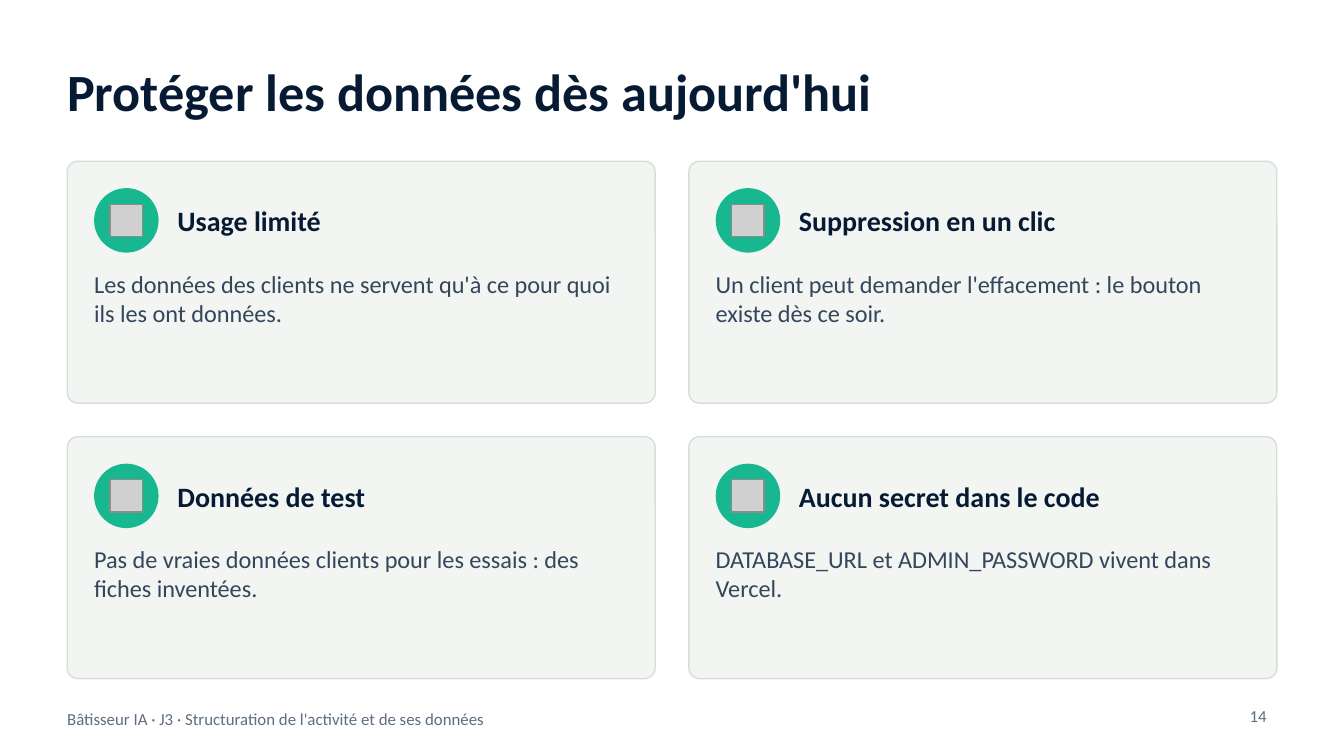
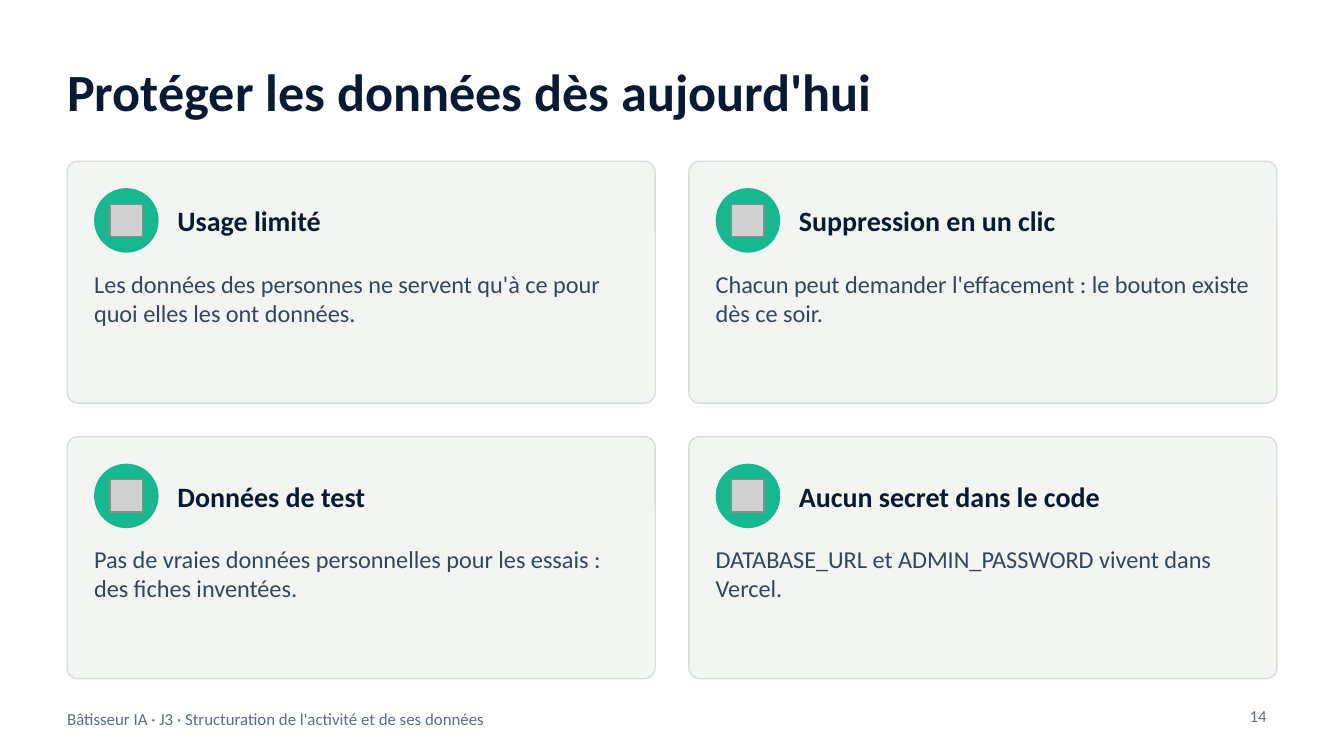
Before and after one commit to benyG/cisspbootcamp, a slide deck: slide 14 of content/library/files/Batisseur-IA-J3.pptx. Drawn at 1344x756 pixels with LibreOffice and Linux fonts; fonts in the diff are those of the drawing; grey boxes stand for pictures. Boxes give left, top, right and bottom in pixels: in the first picture for what was removed or moved away, otherwise in the second. Text is boxed around its words. In the diff, an @@ line names an element or a change of style, - is before the commit and + after.

```diff
--- a/content/library/files/Batisseur-IA-J3.pptx
+++ b/content/library/files/Batisseur-IA-J3.pptx
@@ text at box(94, 276, 600, 326): text changed @@
-Les données des clients ne servent qu'à ce pour quoi ils les ont données.
+Les données des personnes ne servent qu'à ce pour quoi elles les ont données.
@@ text at box(716, 276, 1249, 322): text changed @@
-Un client peut demander l'effacement : le bouton existe dès ce soir.
+Chacun peut demander l'effacement : le bouton existe dès ce soir.
@@ text at box(94, 551, 589, 597): text changed @@
-Pas de vraies données clients pour les essais : des fiches inventées.
+Pas de vraies données personnelles pour les essais : des fiches inventées.
```
Also in this commit, not shown: 10 other slides changed, 1 slide added, 13 other files.
